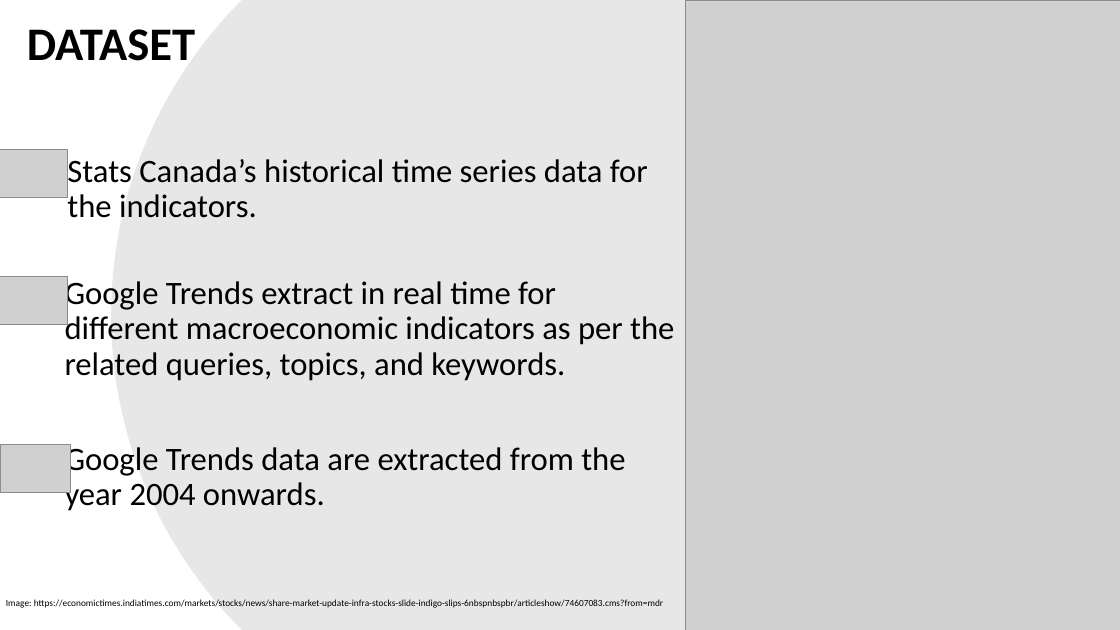
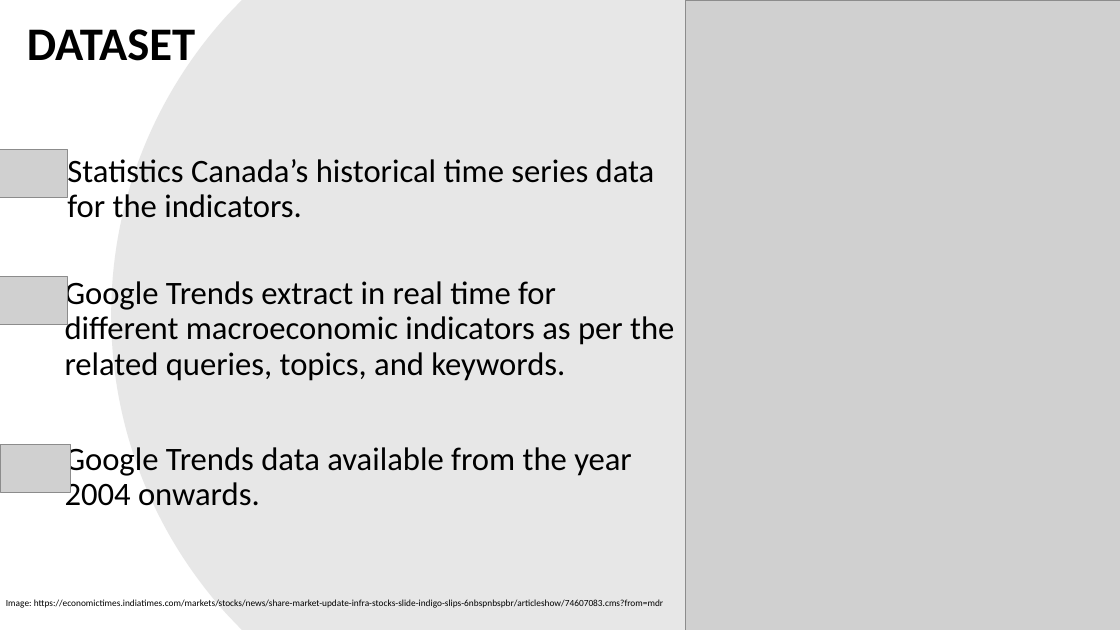
Before and after one commit to ubco-mds-2021-labs/capstone-project-googletrends_capstone, a slide deck: slide 12 of admin/weekly-updates/week5/capstone-midterm-final.pptx. Drawn at 1120x630 pixels with LibreOffice and Linux fonts; fonts in the diff are those of the drawing; grey boxes stand for pictures. Boxes give left, top, right and bottom in pixels: in the first picture for what was removed or moved away, otherwise in the second. Text is boxed around its words. In the diff, an @@ line names an element or a change of style, - is before the commit and + after.

```diff
--- a/admin/weekly-updates/week5/capstone-midterm-final.pptx
+++ b/admin/weekly-updates/week5/capstone-midterm-final.pptx
@@ text at (67, 155, 655, 218): text changed @@
-Stats Canada’s historical time series data for the indicators.
+Statistics Canada’s historical time series data for the indicators.
@@ text at (65, 444, 632, 506): text changed @@
-Google Trends data are extracted from the year 2004 onwards.
+Google Trends data available from the year 2004 onwards.
```
Also in this commit, not shown: 5 other slides changed, 2 other files.
